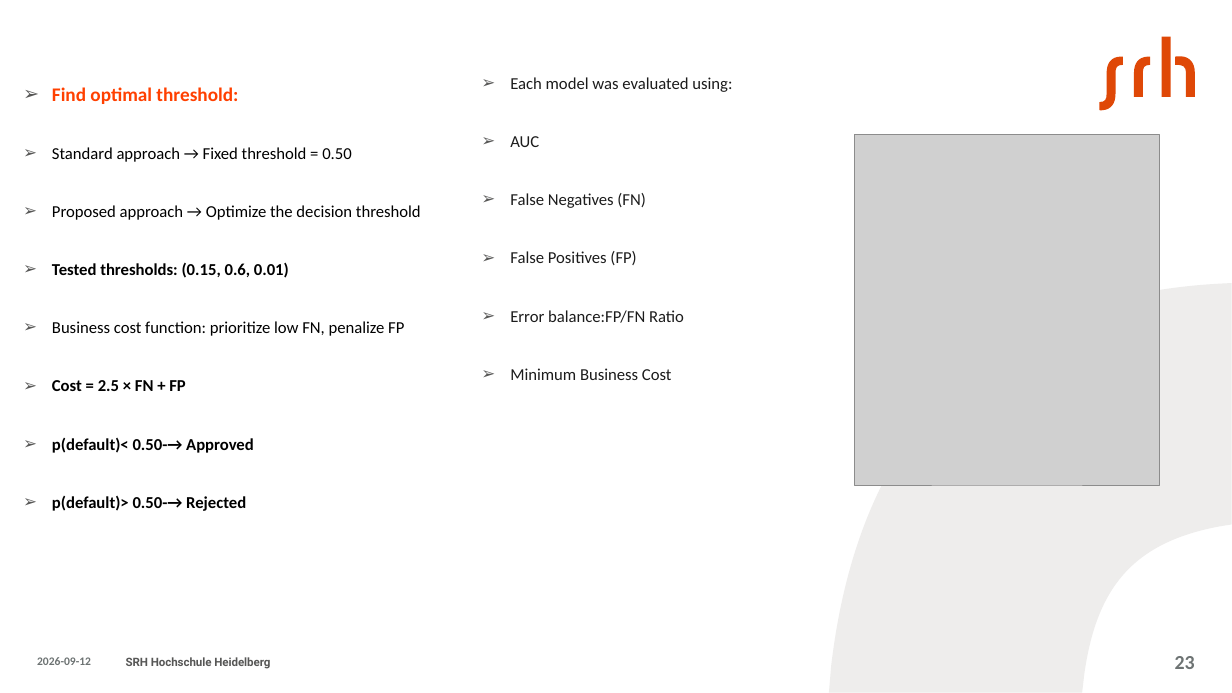
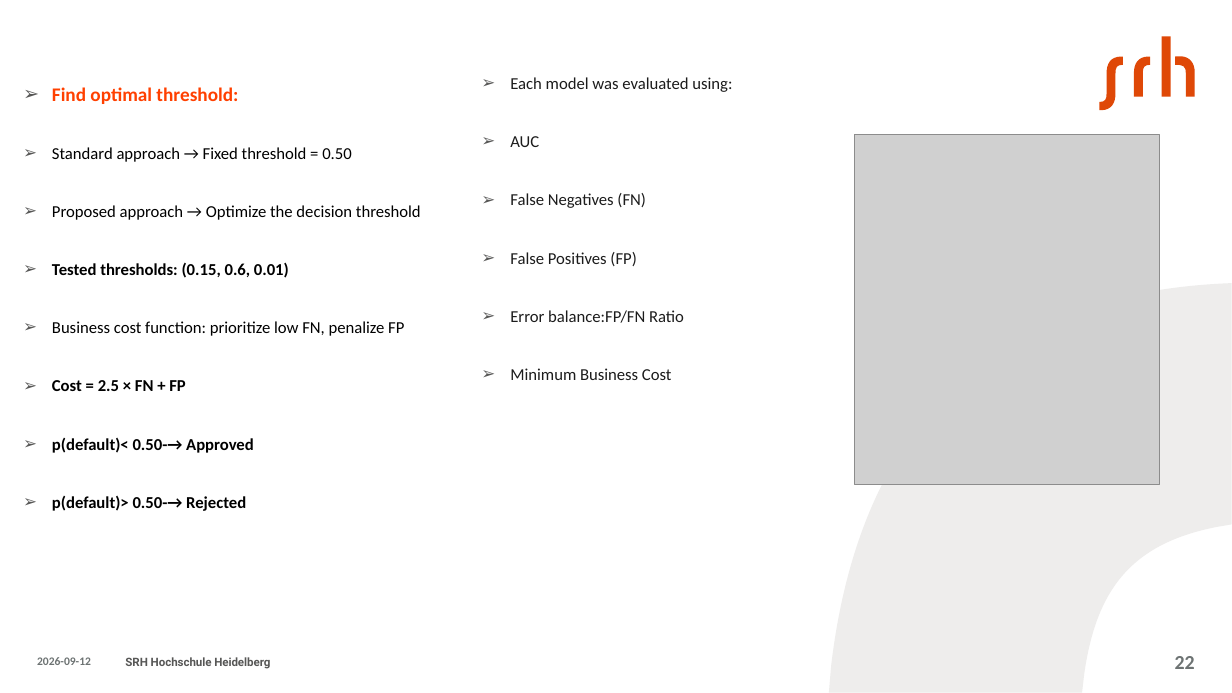
Before and after one commit to aminfeli/Thesis, a slide deck: slide 22 of 7-Presentation/presentation.pptx (slide 23 before the commit). Drawn at 1232x693 pixels with LibreOffice and Linux fonts; fonts in the diff are those of the drawing; grey boxes stand for pictures. Boxes give left, top, right and bottom in pixels: in the first picture for what was removed or moved away, otherwise in the second. Text is boxed around its words. In the diff, an @@ line names an element or a change of style, - is before the commit and + after.

```diff
--- a/7-Presentation/presentation.pptx
+++ b/7-Presentation/presentation.pptx
@@ freeform shape at <box>829,283,1232,692</box>: outline redrawn @@
@@ page number at <box>1175,656,1195,669</box>: text changed @@
-23
+22
```
Also in this commit, not shown: 32 other slides changed, 1 slide removed, 3 other files.
